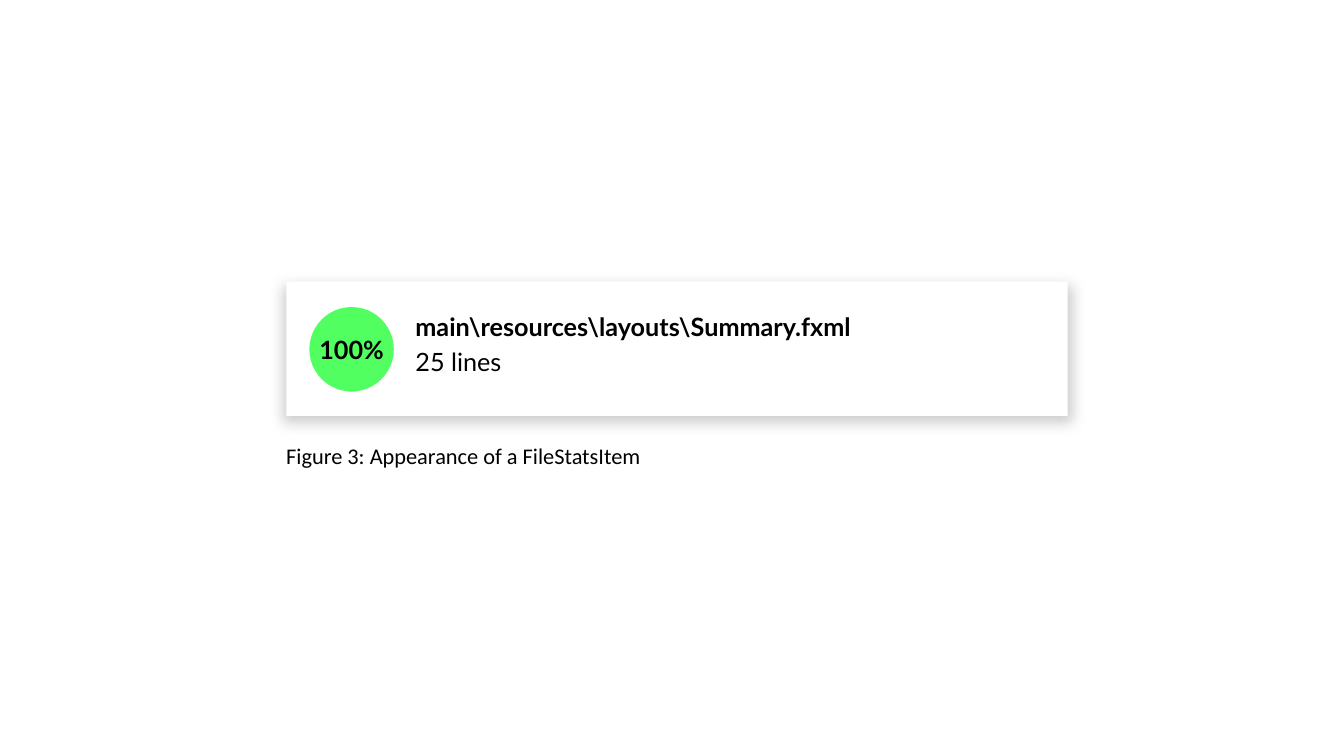
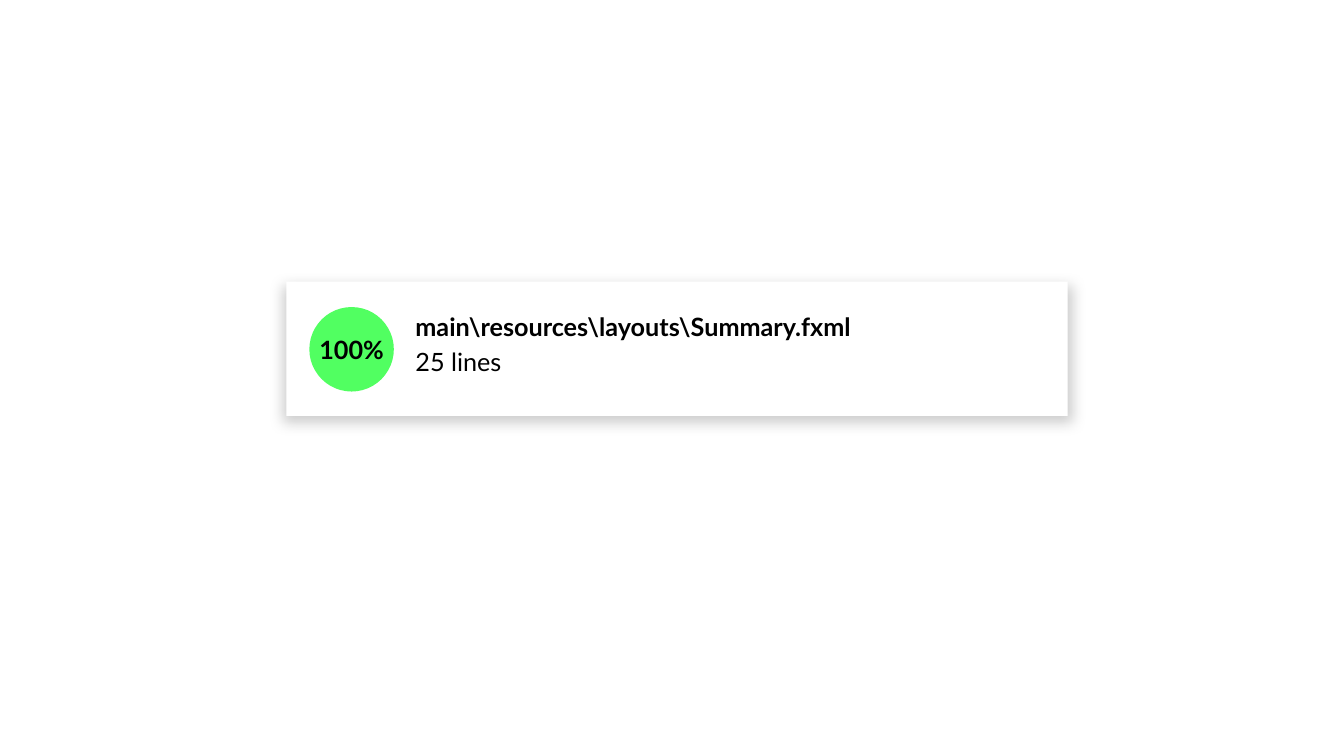
Before and after one commit to se-edu/collate, a slide deck: slide 4 of docs/Diagrams.pptx (slide 3 before the commit). Drawn at 1344x756 pixels with LibreOffice and Linux fonts; fonts in the diff are those of the drawing. Boxes give left, top, right and bottom in pixels: in the first picture for what was removed or moved away, otherwise in the second. Text is boxed around its words. In the diff, an @@ line names an element or a change of style, - is before the commit and + after.

```diff
--- a/docs/Diagrams.pptx
+++ b/docs/Diagrams.pptx
@@ text removed at (286,448,641,468) @@
-Figure 3: Appearance of a FileStatsItem
```
Also in this commit, not shown: 5 other slides changed, 1 slide added, 2 other files.
